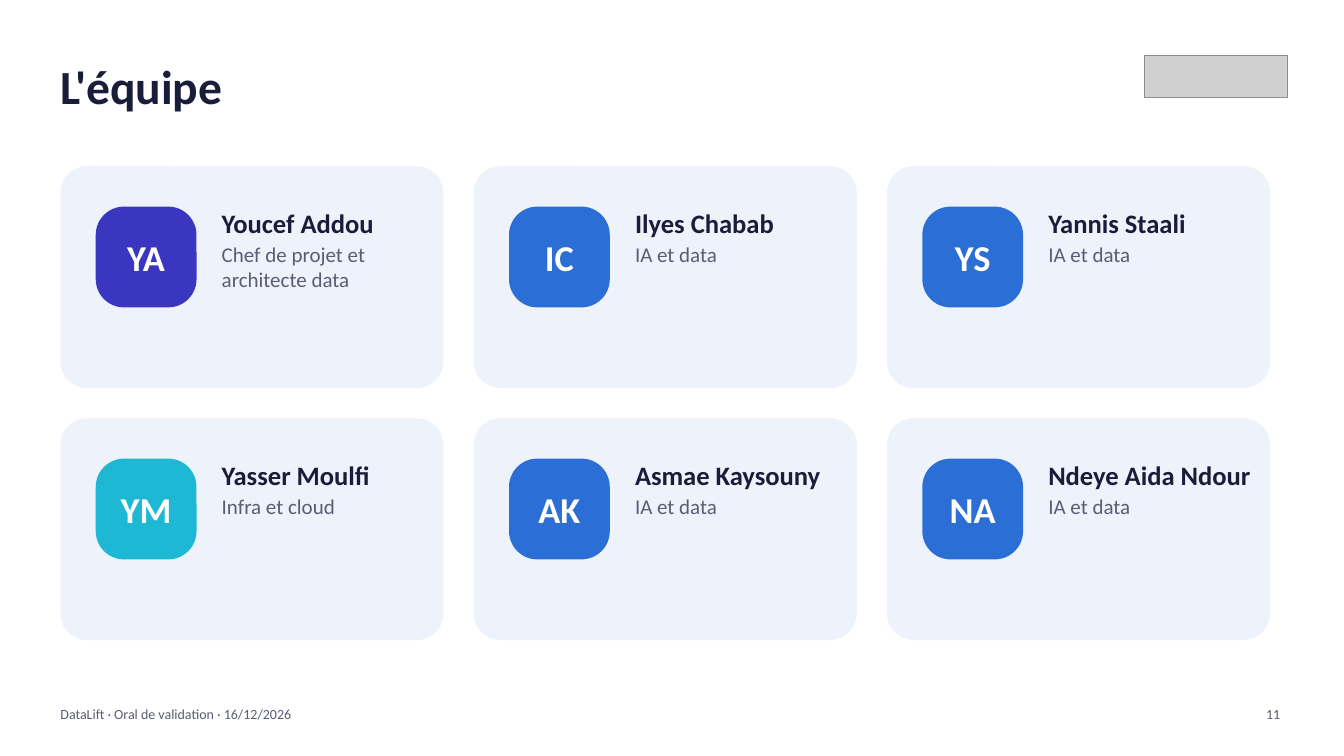
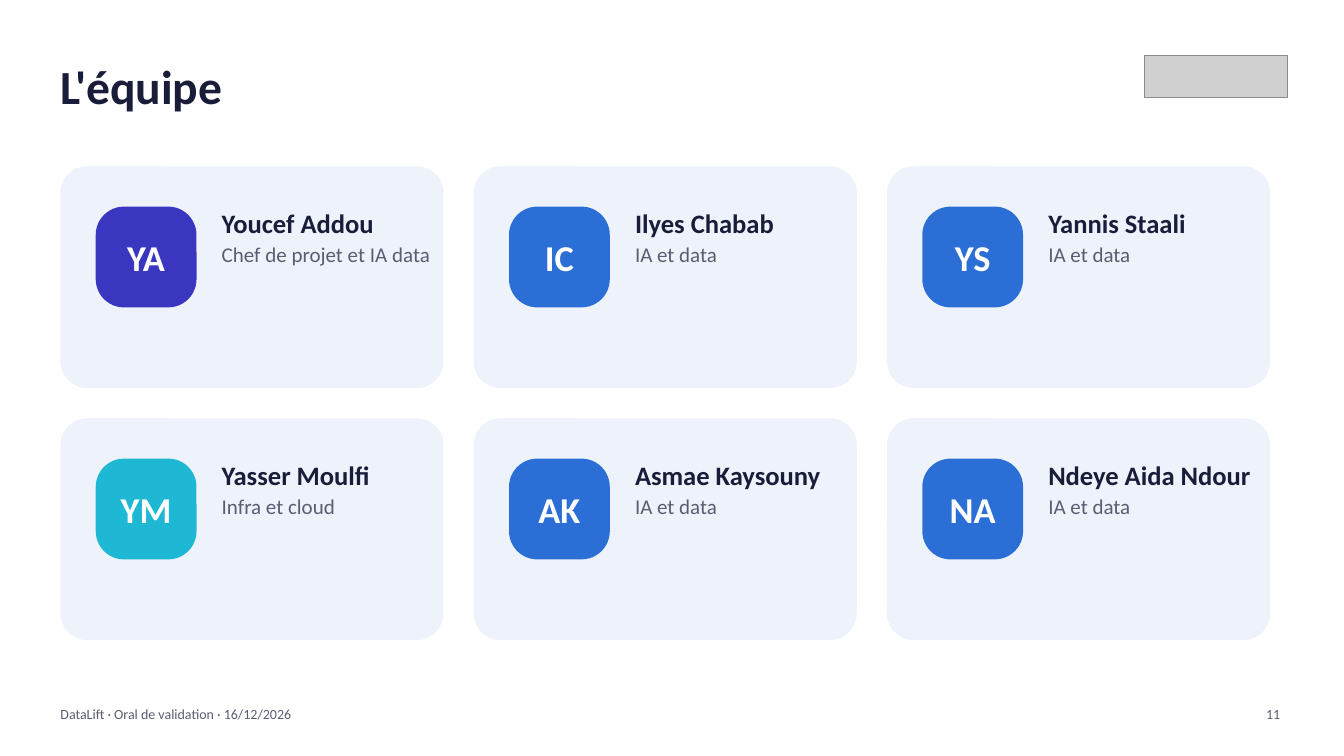
Before and after one commit to youcefaddou/datalift-modules, a slide deck: slide 2 of docs/oral/DataLift_oral_validation_16-12-2026.pptx. Drawn at 1344x756 pixels with LibreOffice and Linux fonts; fonts in the diff are those of the drawing; grey boxes stand for pictures. Boxes give left, top, right and bottom in pixels: in the first picture for what was removed or moved away, otherwise in the second. Text is boxed around its words. In the diff, an @@ line names an element or a change of style, - is before the commit and + after.

```diff
--- a/docs/oral/DataLift_oral_validation_16-12-2026.pptx
+++ b/docs/oral/DataLift_oral_validation_16-12-2026.pptx
@@ text at bbox=[222, 247, 430, 266]: text changed @@
-Chef de projet et architecte data
+Chef de projet et IA data
```
Also in this commit, not shown: 2 other slides changed, 2 other files.
